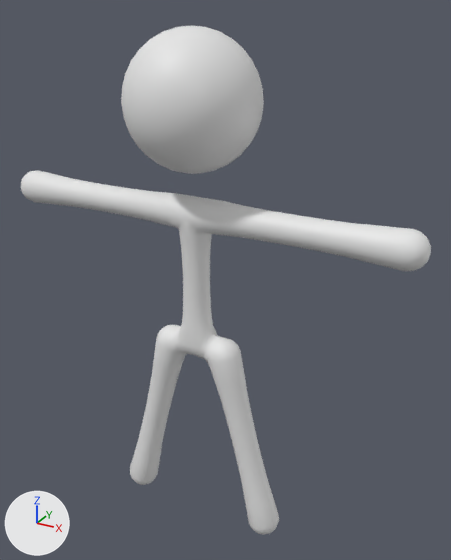
Before and after pictures for a commit that changed the FBX model Assets/Models/Man.fbx.
Before and after are seen from a 50 mm camera at (1.095, -1.772, 1.975) aimed at (0.075, 0.082, 1.048). Lighting does not change. The marker at lower left points along +X, +Y and +Z. Where no turn or scale is listed for an object, it has been applied to the vertices.

Names of what the first picture shows: 'Man'.
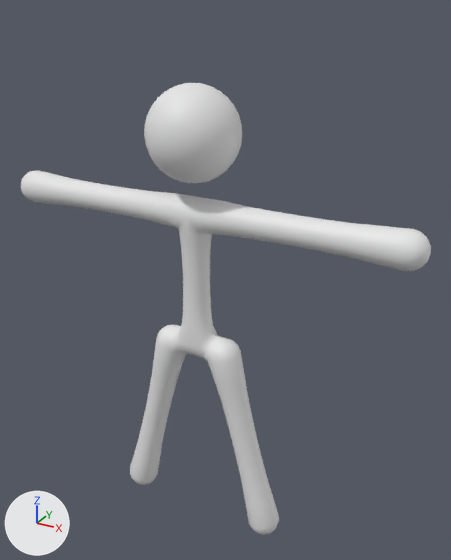
Pixel boxes (x1, y1, x2, y2) of what changed, in the pictures (451 x 560 px; the box of a moved part takes in the faces that stretch with it):
'Man', reshaped (11% shorter)
    before: (21, 25, 431, 535)
    after: (21, 83, 431, 535)
part 1 of me_man, moved or reshaped
    before: (121, 25, 264, 174)
    after: (144, 83, 242, 183)

The change, as a diff of the scene's bpy script:
```diff
--- a/Assets/Models/Man.fbx.py
+++ b/Assets/Models/Man.fbx.py
@@ me_man @@
 me_man.from_pydata(...)  # 1506 vertices, 1592 faces; spans x -0.8..0.8, y -0.23..0.23, z 0.01..1.92
 # used by ob_man; location = (0.0, 0.0, 0.0)
+# me_man part 1: the loose piece of 482 vertices spanning x -0.23..0.23, y -0.23..0.23, z 1.46..1.92 is scaled about its middle by 0.706, then moved by (0.0, 0.0, -0.1)
```
